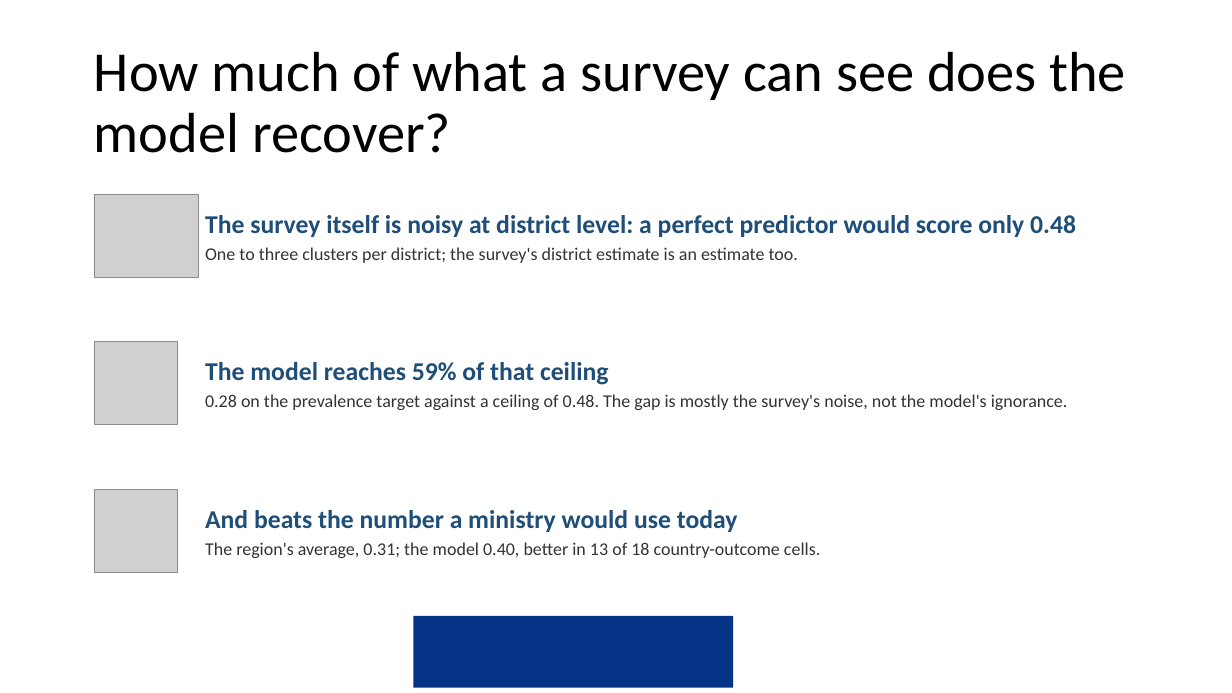
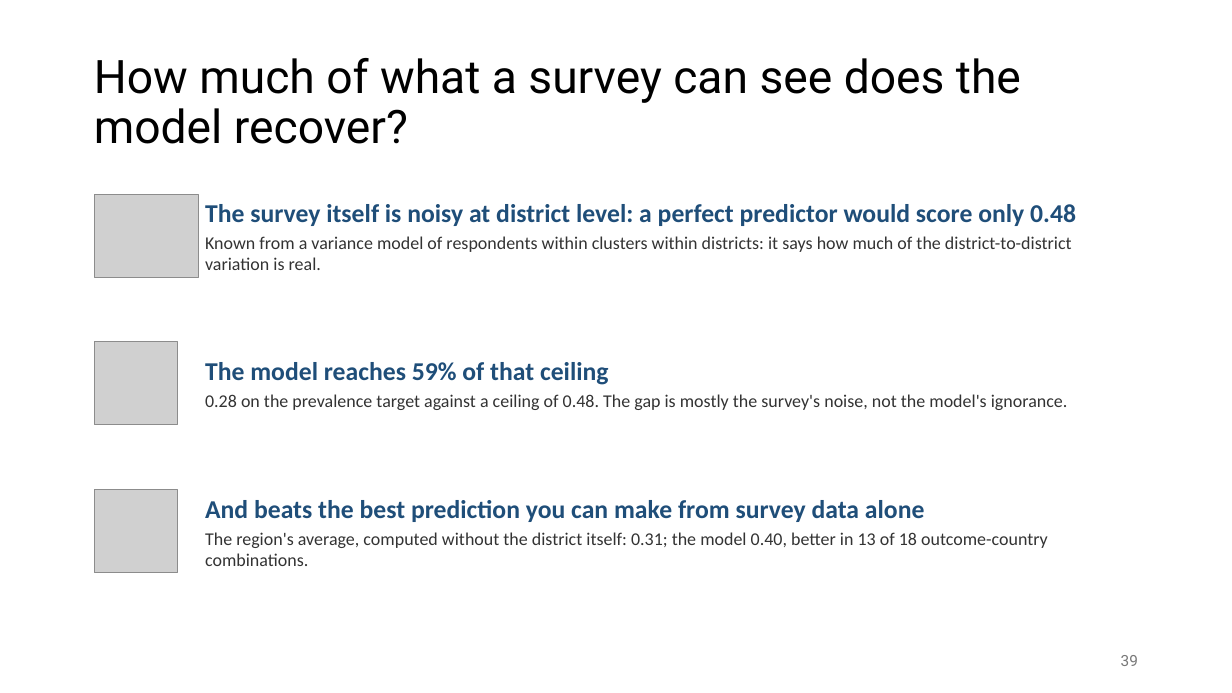
Before and after one commit to amertens/mn-prediction, a slide deck: slide 39 of docs/slides/MN-proxy-full-talk-2026-09.pptx (slide 45 before the commit). Drawn at 1232x693 pixels with LibreOffice and Linux fonts; fonts in the diff are those of the drawing; grey boxes stand for pictures; background and template pictures are left out. Boxes give left, top, right and bottom in pixels: in the first picture for what was removed or moved away, otherwise in the second. Text is boxed around its words. In the diff, an @@ line names an element or a change of style, - is before the commit and + after.

```diff
--- a/docs/slides/MN-proxy-full-talk-2026-09.pptx
+++ b/docs/slides/MN-proxy-full-talk-2026-09.pptx
@@ title "How much of what a ..." at [94, 58, 1021, 144]: size 44 to 36 pt, font Calibri to Roboto @@
@@ text at [205, 236, 1072, 270]: text changed @@
-One to three clusters per district; the survey's district estimate is an estimate too.
+Known from a variance model of respondents within clusters within districts: it says how much of the district-to-district variation is real.
@@ text at [205, 500, 1048, 566]: text changed @@
-And beats the number a ministry would use today
-The region's average, 0.31; the model 0.40, better in 13 of 18 country-outcome cells.
+And beats the best prediction you can make from survey data alone
+The region's average, computed without the district itself: 0.31; the model 0.40, better in 13 of 18 outcome-country combinations.
@@ rectangle removed at [413, 616, 733, 689] @@
@@ page number added at [1121, 655, 1138, 666], 12 pt, text #797979 @@
+39
```
Also in this commit, not shown: 68 other slides changed, 23 slides added, 30 slides removed, 22 other files.
